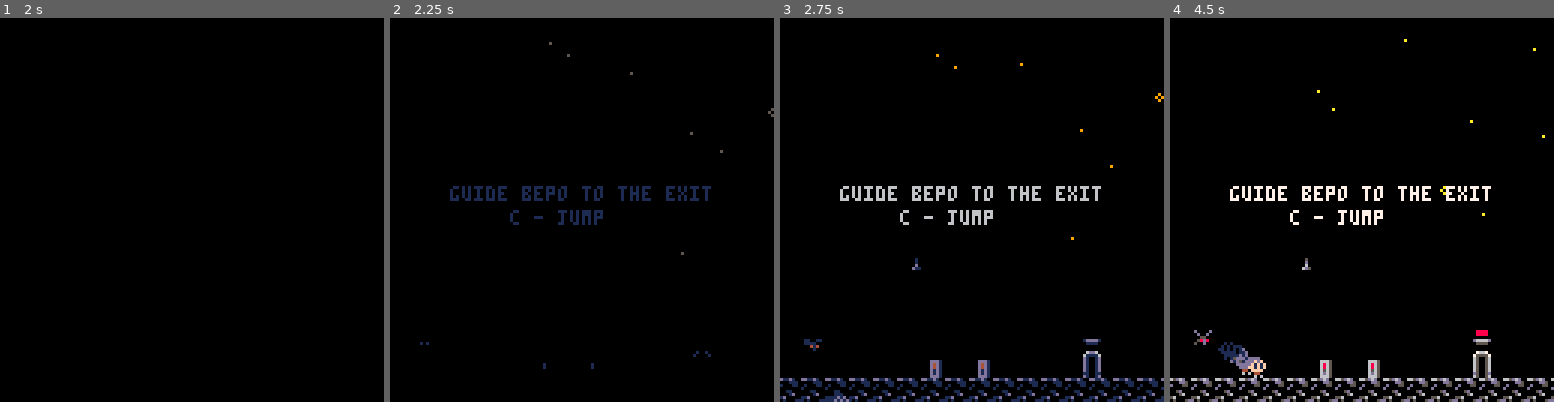
Above: before the commit, frames 1-4 (left to right).
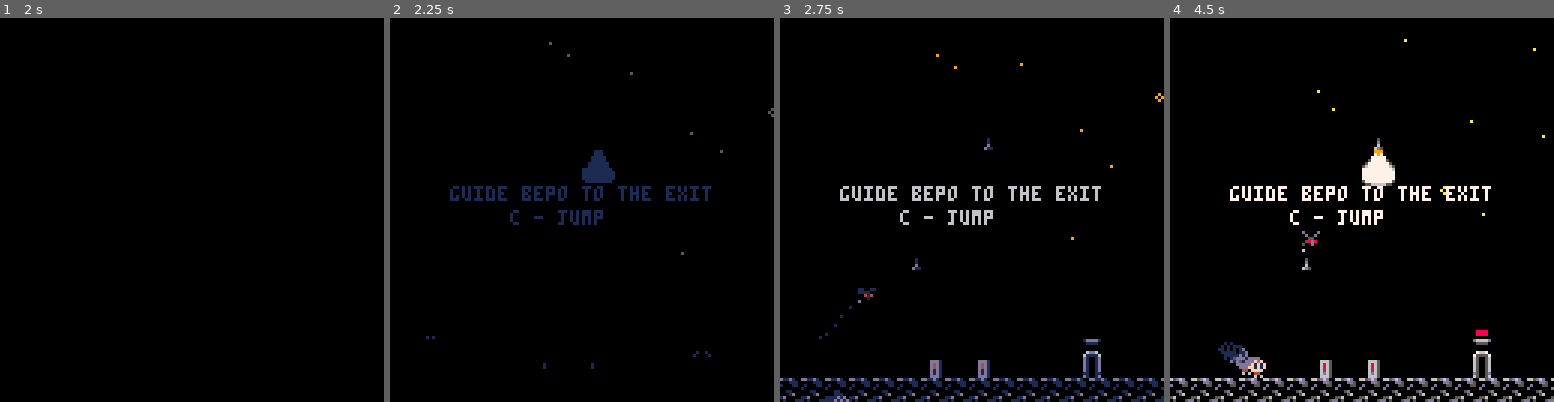
Above: after the commit, the same moments.

Repository: wesen/carts
Game: PICO-8 cartridge games/the-moth/the-moth.p8
Two runs of this game, one before a commit and one after it. Both use one fixed random seed, a clock stepped at 60 frames per second and the inputs below.
Inputs:
- Up to frame 1 (2 s): tap X (X key) at 0.33, 1.07, 1.85 s; tap O (Z key) at 0.7, 1.7 s; hold Right from 1.6 s (still down)
- Up to frame 2 (2.25 s): release Right at 2.1 s; tap O (Z key) at 2.1 s; hold Up from 2.15 s (still down)
- Up to frame 3 (2.75 s): release Up at 2.42 s; hold Right from 2.47 s (still down); tap O (Z key) at 2.5 s
- Up to frame 4 (4.5 s): tap O (Z key) every 0.4 s from 2.9 to 4.1 s; tap X (X key) at 2.97, 4.08 s; release Right at 3.03 s; hold Left 3.08-3.58 s; hold Down 3.63-3.97 s; hold Right from 4.02 s (still down)

Frame 1 is identical in both runs. In frame 2, 0.5% of the frame differs, in the area x 7-59%, y 34-86%; in frame 3, 0.2%; in frame 4, 0.8%, in the area x 6-59%, y 31-86%.

Commit message:
Moved light configuration to room

Diff:
--- a/games/the-moth/config.lua
+++ b/games/the-moth/config.lua
@@ -10,7 +10,8 @@
 levels={
  {pos=v2(0,16),
   dim=v2(16,16),
-  countdown_lights={{1,2,4}}
+  countdown_lights={{1,2,4}},
+  timer_lights={{2,128,16}}
  },
  {pos=v2(16,0),
   dim=v2(32,16),
--- a/games/the-moth/game.lua
+++ b/games/the-moth/game.lua
@@ -13,23 +13,6 @@
   local l=levels[self.current_level]
   cls_room.init(l)
 
-  -- configuring special lights from config
-  for timer in all(l.timer_lights) do
-   for lamp in all(room.lamps) do
-    if lamp.nr==timer[1] then
-     lamp.timer={timer[2],timer[3]}
-    end
-   end
-  end
-
-  for timer in all(l.countdown_lights) do
-   for lamp in all(room.lamps) do
-    if lamp.nr==timer[1] then
-     lamp.countdown={timer[2],timer[3]}
-    end
-   end
-  end
-
   fireflies_init(room.dim)
   room:spawn_player()
   fade(true)
--- a/games/the-moth/lamp.lua
+++ b/games/the-moth/lamp.lua
@@ -24,6 +24,7 @@
 
 function cls_lamp:update()
 
+ -- flickering light logic
  if self.timer!=nil then
   local tick=frame%self.timer[1]
   if tick==0 or tick==self.timer[2] then
@@ -45,6 +46,7 @@
  self.pos=pos
  self.hitbox=hitbox(v2(-2,-2),v2(12,12))
  self.is_solid=false
+
  -- lookup number in tile above
  self.nr=room:tile_at(self.pos/8+v2(0,-1))-spr_lamp_nr_base
  self.is_on=tile==spr_switch_on
--- a/games/the-moth/room.lua
+++ b/games/the-moth/room.lua
@@ -24,6 +24,25 @@
    if (t!=nil) t.init(p*8,tile)
   end
  end
+
+  -- configuring special lights from config
+  local l=levels[game.current_level]
+  for timer in all(l.timer_lights) do
+   for lamp in all(self.lamps) do
+    if lamp.nr==timer[1] then
+     lamp.timer={timer[2],timer[3]}
+    end
+   end
+  end
+
+  for timer in all(l.countdown_lights) do
+   for lamp in all(self.lamps) do
+    if lamp.nr==timer[1] then
+     lamp.countdown={timer[2],timer[3]}
+    end
+   end
+  end
+
 end)
 
 function cls_room:bbox()
--- a/games/the-moth/the-moth.lua
+++ b/games/the-moth/the-moth.lua
@@ -87,6 +87,8 @@
 -- x hair after jump
 -- x room transition sfx
 
+-- make timer lamps flicker
+
 -- make longer music
 
 -- make countdown lamps
--- a/games/the-moth/the-moth.p8
+++ b/games/the-moth/the-moth.p8
@@ -267,7 +267,8 @@
 levels={
  {pos=v2(0,16),
   dim=v2(16,16),
-  countdown_lights={{1,2,4}}
+  countdown_lights={{1,2,4}},
+  timer_lights={{2,128,16}}
  },
  {pos=v2(16,0),
   dim=v2(32,16),
@@ -852,6 +853,25 @@
    if (t!=nil) t.init(p*8,tile)
   end
  end
+
+  -- configuring special lights from config
+  local l=levels[game.current_level]
+  for timer in all(l.timer_lights) do
+   for lamp in all(self.lamps) do
+    if lamp.nr==timer[1] then
+     lamp.timer={timer[2],timer[3]}
+    end
+   end
+  end
+
+  for timer in all(l.countdown_lights) do
+   for lamp in all(self.lamps) do
+    if lamp.nr==timer[1] then
+     lamp.countdown={timer[2],timer[3]}
+    end
+   end
+  end
+
 end)
 
 function cls_room:bbox()
@@ -1370,6 +1390,7 @@
 
 function cls_lamp:update()
 
+ -- flickering light logic
  if self.timer!=nil then
   local tick=frame%self.timer[1]
   if tick==0 or tick==self.timer[2] then
@@ -1469,23 +1491,6 @@
   moth=nil
   local l=levels[self.current_level]
   cls_room.init(l)
-
-  -- configuring special lights from config
-  for timer in all(l.timer_lights) do
-   for lamp in all(room.lamps) do
-    if lamp.nr==timer[1] then
-     lamp.timer={timer[2],timer[3]}
-    end
-   end
-  end
-
-  for timer in all(l.countdown_lights) do
-   for lamp in all(room.lamps) do
-    if lamp.nr==timer[1] then
-     lamp.countdown={timer[2],timer[3]}
-    end
-   end
-  end
 
   fireflies_init(room.dim)
   room:spawn_player()
@@ -1591,6 +1596,8 @@
 -- x add timed lamps
 -- x hair after jump
 -- x room transition sfx
+
+-- make timer lamps flicker
 
 -- make longer music
 
@@ -1958,8 +1965,8 @@
 00000000000000000000000000000000000000000000000000000000000000000000000000000000000000000000000000000000000000000000000000000000000000000000000000000000000000000000000000090a00000000000000000000000000000000090a090a090a090a090a0000090a0000000000000000000000
 0000000000000000000000000000000000000000000000000000000000000000000000000000000000000000000000000000000000000000000000000000000000000000090a000000000000000000000000000000191a00000000000000000000000000000000191a191a191a191a191a0000191a0000000000000000000000
 0000000000000000000000000000000000000000000000000000000000000000000000000000000000000000000000000000000000000000000000000000000000000000191a00000000000000000000000000000000000000000000000000000000000000000000000000000000000000000000000000000000000000000000
-0000000000000000000000000000000000000000000000000000000000000000000000000000000000000000000000000000000000000000000000000000000000000000090a00000000000000000000000000000000000000000000000000000000000000000000000000000000000000000000000000000000000000000000
-0000000000000000000000000000000000000000000000000000000000000000000000000000000000000000000000000000000000000000000000000000000000000000191a00000000090a0000090a090a090a090a090a090a090a090a0000090a090a00000000000000000000000000000000000000000000000000000000
+00000000000000006a6b00000000000000000000000000000000000000000000000000000000000000000000000000000000000000000000000000000000000000000000090a00000000000000000000000000000000000000000000000000000000000000000000000000000000000000000000000000000000000000000000
+0000000000000000567b00000000000000000000000000000000000000000000000000000000000000000000000000000000000000000000000000000000000000000000191a00000000090a0000090a090a090a090a090a090a090a090a0000090a090a00000000000000000000000000000000000000000000000000000000
 0000000000000000000000000000000000000000000000000000000000000000000000000000000000000000000000000000000000000000000000000000000000000000090a090a0000191a0000191a191a191a191a191a191a191a191a0000191a191a00000000000000000000000000000000000000000000000000000000
 0000000000000000000000000000000000000000000000000000000000000000000000000000000000000000000000000000000000000000000000000000000000000000191a191a090a000000000000000000000000000000000000090a090a090a000000000000000000000000000000000000000000000000000000000000
 00000000000000000000000000000000000000000000000000000000000000000000000000000000000000000000000000000000000000000000000000000000000000000000090a191a000000000000000000000000000000000000191a191a191a000000000000000000000000000000000000000000000000000000000000
Not shown, changed: games/the-moth/assets/map.tmx
